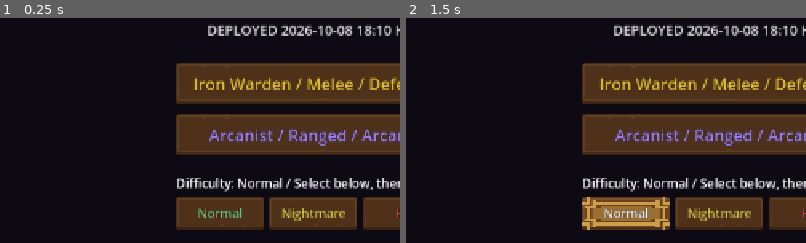
Above: before the commit, frames 1-2 (left to right).
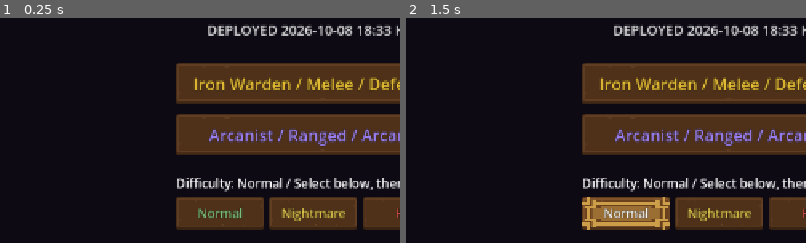
Above: after the commit, the same moments.

Repository: jflakeee/diablo
Game: Godot game, scene res://main.tscn
Same seed, same stepped clock (60 frames per second), same inputs: the game is played once before the commit and once after it.
Inputs:
- Up to frame 1 (0.25 s): no input
- Up to frame 2 (1.5 s): click "Normal" at 0.5 s; click "Normal" at 1.25 s
The pictures show only the part of the screen within x 11-61%, y 32-82%; the shares and areas given below are measured in that part.

The runs differ from the first frame. In frame 1, 0.1% of the frame differs, in the area x 94-98%, y 3-8%; in frame 2, 0.1%.

Commit message:
Fix can_craft() to reject unidentified items before consuming materials
can_reroll() has always checked is_identified(), but can_craft() didn't
when introduced in the previous commit: an unidentified magic item
would pass the gate, Craft.craft() would consume both catalysts, then
Item.craft() would fail its own identified check with no rollback,
silently destroying materials for nothing. Caught in advisor review,
not by the test suite (every existing craft test used identified
items). Added the same item_script.is_identified(it) guard can_reroll
already has, plus a regression check that an unidentified item is
rejected without consuming materials.

Co-Authored-By: Claude Sonnet 5 <noreply@anthropic.com>

Diff:
--- a/prototype/game_dungeon/craft.gd
+++ b/prototype/game_dungeon/craft.gd
@@ -171,12 +171,13 @@
 const CRAFT_RUNE_CATALYST := "rune_Saal"
 const CRAFT_GEM_CATALYST := "ruby:perfect"
 
-static func can_craft(materials: Dictionary, it: Dictionary) -> bool:
+static func can_craft(materials: Dictionary, it: Dictionary, item_script: GDScript) -> bool:
 	return int(materials.get(CRAFT_RUNE_CATALYST, 0)) >= 1 and int(materials.get(CRAFT_GEM_CATALYST, 0)) >= 1 \
-		and String(it.get("quality", "")) == "magic" and String(it.get("slot", "")) in ["weapon", "armor"]
+		and String(it.get("quality", "")) == "magic" and String(it.get("slot", "")) in ["weapon", "armor"] \
+		and item_script.is_identified(it)
 
 static func craft(rng: RandomNumberGenerator, materials: Dictionary, it: Dictionary, character_level: int, item_script: GDScript) -> bool:
-	if not can_craft(materials, it):
+	if not can_craft(materials, it, item_script):
 		return false
 	for catalyst in [CRAFT_RUNE_CATALYST, CRAFT_GEM_CATALYST]:
 		var available := int(materials.get(catalyst, 0))
--- a/prototype/game_dungeon/main.gd
+++ b/prototype/game_dungeon/main.gd
@@ -37,7 +37,7 @@
 const TemplateTheme := preload("res://ui/template_theme.gd")
 const CombatFX := preload("res://combat_fx.gd")
 const WorldStream := preload("res://world_stream.gd")
-const DEPLOYED_AT_KST := "2026-10-08 18:10 KST"
+const DEPLOYED_AT_KST := "2026-10-08 18:33 KST"
 
 var _grid: Array = []
 var _astar: AStarGrid2D
@@ -4733,7 +4733,7 @@
 			var craft_btn := Button.new()
 			craft_btn.text = "Craft"
 			var captured_craftable: Dictionary = bag_item
-			craft_btn.disabled = not Craft.can_craft(_automation.materials, captured_craftable)
+			craft_btn.disabled = not Craft.can_craft(_automation.materials, captured_craftable, Item)
 			craft_btn.pressed.connect(func(): _craft_inventory_item(captured_craftable))
 			_inv_vbox.add_child(craft_btn)
 	var socketable: Array = []
--- a/prototype/game_dungeon/system_tests.gd
+++ b/prototype/game_dungeon/system_tests.gd
@@ -132,6 +132,11 @@
 	var non_magic_base := Item.generate(rng, Item.WEAPON_BASES[0], 10, "rare")
 	_check(not Item.craft(rng, non_magic_base, 30), "craft rejects non-magic quality", failures)
 	_check(Automation.new().rank("crafted") > Automation.new().rank("rare") and Automation.new().rank("crafted") < Automation.new().rank("set"), "crafted ranks between rare and set", failures)
+	var unidentified_craft_base := Item.generate(rng, Item.WEAPON_BASES[0], 10, "magic")
+	unidentified_craft_base["identified"] = false
+	var unidentified_craft_materials := {Craft.CRAFT_RUNE_CATALYST: 1, Craft.CRAFT_GEM_CATALYST: 1}
+	var craft_rejected := not Craft.craft(rng, unidentified_craft_materials, unidentified_craft_base, 30, Item)
+	_check(craft_rejected and int(unidentified_craft_materials.get(Craft.CRAFT_RUNE_CATALYST, 0)) == 1 and int(unidentified_craft_materials.get(Craft.CRAFT_GEM_CATALYST, 0)) == 1, "craft rejects unidentified item without consuming materials", failures)
 	var unique_ring := Item.generate(rng, Item.ACCESSORY_BASES[0], 12, "unique")
 	_check(Item.display_name(unique_ring) == "Kindled Circuit (Copper Ring)", "unique accessory identity", failures)
 	_check(String(unique_ring.get("slot", "")) == "ring" and int(unique_ring["affixes"].get("res_fire", 0)) == 20, "accessory fixed affixes", failures)
Not shown, changed: docs/PROJECT_MEMORY.md
Not shown, changed: docs/superpowers/specs/2026-10-08-crafted-items-design.md
